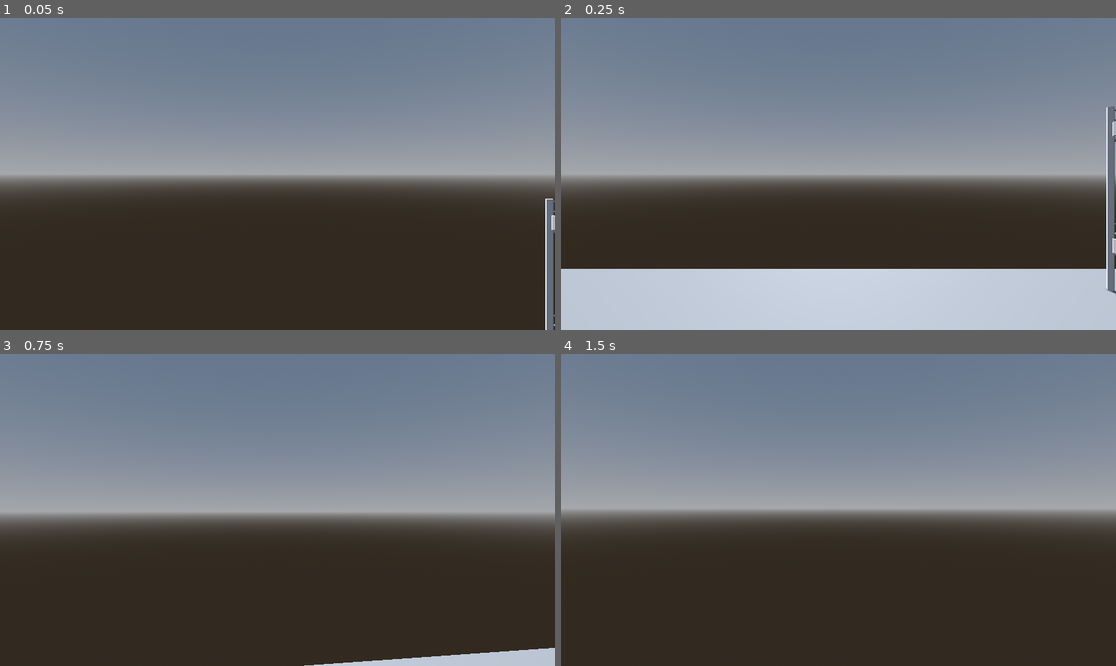
Above: before the commit, frames 1-4 (two rows, left to right).
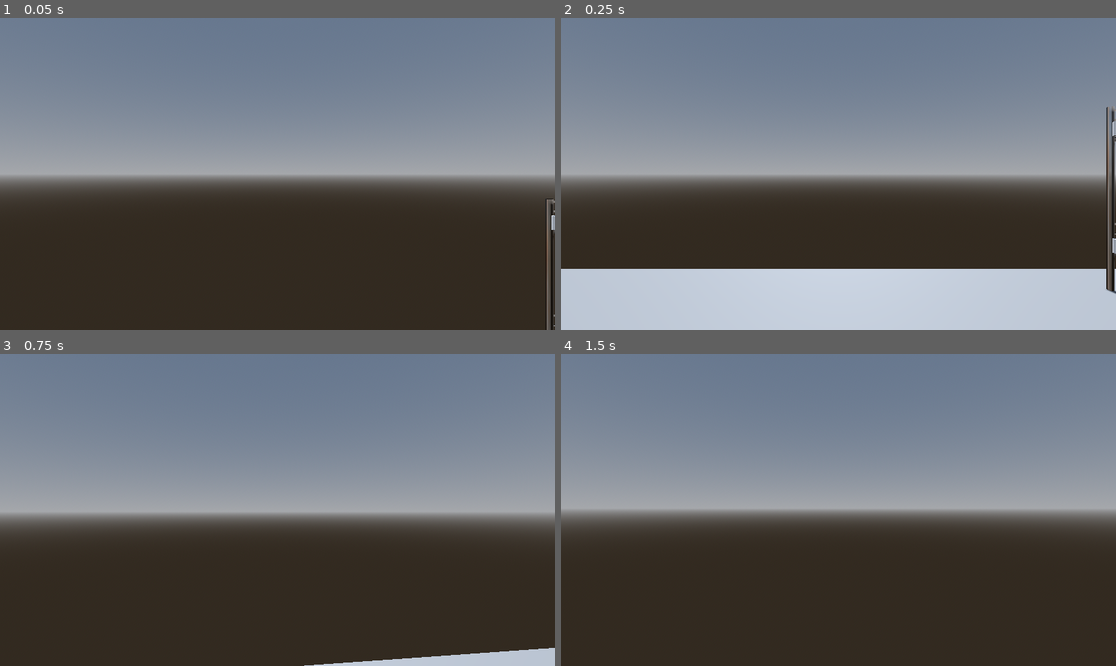
Above: after the commit, the same moments.

Repository: Pulvr/not-acrime
Game: Godot game, scene res://scenes/main/Main_Scene.tscn
Same seed, same stepped clock (60 frames per second), same inputs: the game is played once before the commit and once after it.
Inputs (mouse positions are in pixels of both pictures, inside the frame that each line leads up to):
- Up to frame 1 (0.05 s): no input
- Up to frame 2 (0.25 s): no input
- Up to frame 3 (0.75 s): tap Enter at 0.5 s; move the mouse to (305, 510) at 0.52 s; hold W (move_forward) from 0.53 s (still down)
- Up to frame 4 (1.5 s): keep holding W (move_forward); tap Space (jump) at 0.77, 1.25 s; move the mouse to (810, 510) at 1.27 s

The runs differ from the first frame. In frame 1, 0.6% of the frame differs, in the area x 98-100%, y 57-100%; in frame 2, 0.7%, in the area x 98-100%, y 28-88%; in frame 3, nothing differs; in frame 4, nothing differs.

Commit message:
bunkbed added with textures + new directory structure

Diff:
--- a/scenes/level/cell_with_assets.tscn
+++ b/scenes/level/cell_with_assets.tscn
@@ -3,7 +3,7 @@
 [ext_resource type="PackedScene" uid="uid://c7vlv8yq4s18l" path="res://scenes/level/OwnCell/Own_Cell.tscn" id="1_86qqa"]
 [ext_resource type="PackedScene" uid="uid://i4rnktyy5fw2" path="res://scenes/level/CellAssets/Bed.tscn" id="2_p36wa"]
 [ext_resource type="PackedScene" uid="uid://d1lo7x64jcq6a" path="res://scenes/level/CellAssets/sink.tscn" id="3_p36wa"]
-[ext_resource type="PackedScene" uid="uid://cki43yveeero7" path="res://bunkbed.glb" id="4_bnmwo"]
+[ext_resource type="PackedScene" uid="uid://cki43yveeero7" path="res://models/bunkbed.glb" id="4_bnmwo"]
 
 [node name="CellWithAssets" type="Node" unique_id=1841889827]
 
--- a/scenes/main/Main_Scene.tscn
+++ b/scenes/main/Main_Scene.tscn
@@ -1,7 +1,7 @@
 [gd_scene format=3 uid="uid://cgodu8m8qwk4j"]
 
 [ext_resource type="PackedScene" uid="uid://dsqa847tnoi0a" path="res://scenes/level/cell_with_assets.tscn" id="3_7i1vd"]
-[ext_resource type="PackedScene" uid="uid://bmcy4fpojycyn" path="res://prisoner_cellmate4.glb" id="3_eyuud"]
+[ext_resource type="PackedScene" uid="uid://bmcy4fpojycyn" path="res://models/prisoner_cellmate4.glb" id="3_eyuud"]
 [ext_resource type="PackedScene" uid="uid://dde3h81eyjbg3" path="res://scenes/player/Player.tscn" id="3_iip3i"]
 
 [sub_resource type="ProceduralSkyMaterial" id="ProceduralSkyMaterial_rcsjo"]
Binary file removed: bunkbed.glb
Binary file added: models/bunkbed.glb
Not shown, changed: models/bunkbed.glb.import
Binary file added: models/bunkbed_cotton_fabric_tex.jpg
Not shown, added: models/bunkbed_cotton_fabric_tex.jpg.import
Binary file added: models/bunkbed_rust_tex.jpg
Not shown, added: models/bunkbed_rust_tex.jpg.import
Binary file added: models/bunkbed_sheets256.jpg
Not shown, added: models/bunkbed_sheets256.jpg.import
Renamed: prisoner_cellmate4.glb -> models/prisoner_cellmate4.glb
Not shown, changed: models/prisoner_cellmate4.glb.import
Binary file added: textures/bunkbed_cotton_fabric_tex.jpg
(and 5 more such lines)
